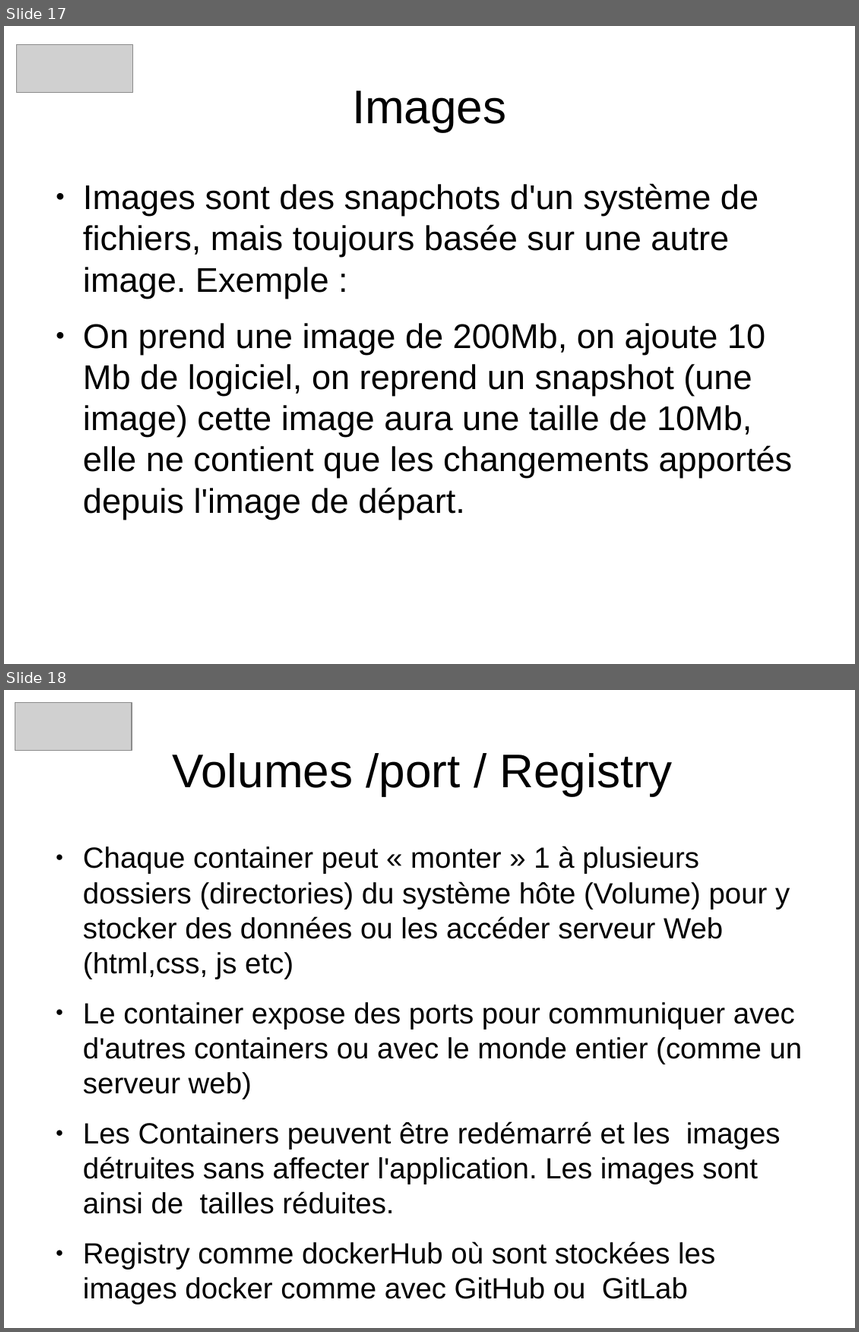
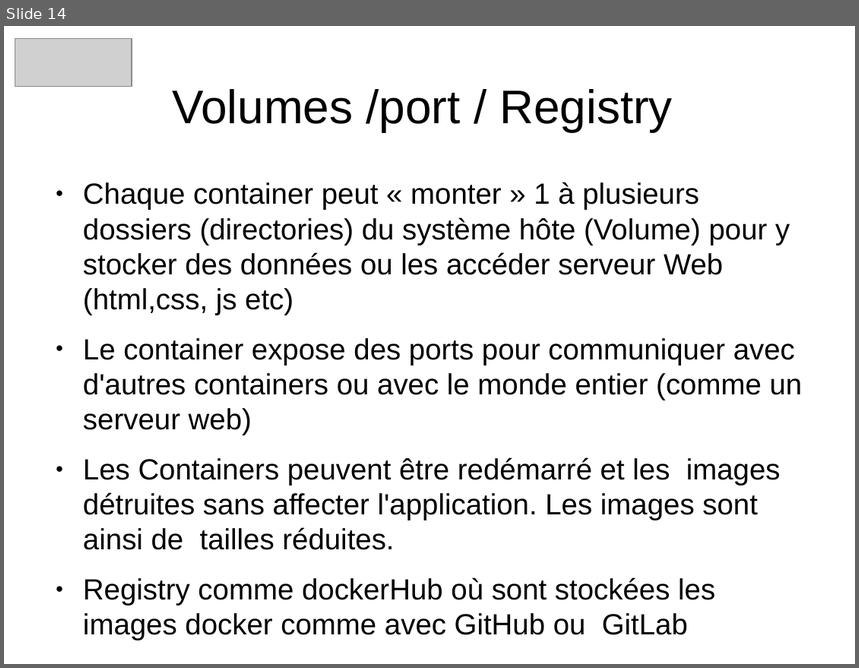
Before and after one commit to heylve/current, a slide deck: Rencontre_devs/docker_dev_conf_20_11_2017.odp. Shown one above the other, each under a label of ours: slides 17 and 18 before the commit, slide 14 after it. The pictures are 859x1332 and 859x668 pixels, drawn with LibreOffice and Linux fonts; fonts in the diff are those of the drawing; grey boxes stand for pictures. Boxes give left, top, right and bottom in pixels: in the first picture for what was removed or moved away, otherwise in the second. Text is boxed around its words. In the diff, an @@ line names an element or a change of style, - is before the commit and + after.

```diff
--- a/Rencontre_devs/docker_dev_conf_20_11_2017.odp
+++ b/Rencontre_devs/docker_dev_conf_20_11_2017.odp
@@ slide 17 removed at bbox=[4, 26, 855, 664], background #FFFFFF @@
@@ picture removed at bbox=[16, 44, 133, 92] @@
@@ title removed at bbox=[352, 91, 506, 132] @@
-Images
@@ text removed at bbox=[83, 183, 793, 519] @@
-● Images sont des snapchots d'un système de fichiers, mais toujours basée sur une autre image. Exemple :
-● On prend une image de 200Mb, on ajoute 10 Mb de logiciel, on reprend un snapshot (une image) cette image aura une taille de 10Mb, elle ne contient que les changements apportés depuis l'image de départ.
@@ what was slide 18 is now slide 14 @@
```
Also in this commit, not shown: 9 slides changed, 3 slides added, 7 other slides removed, 1 other file.
